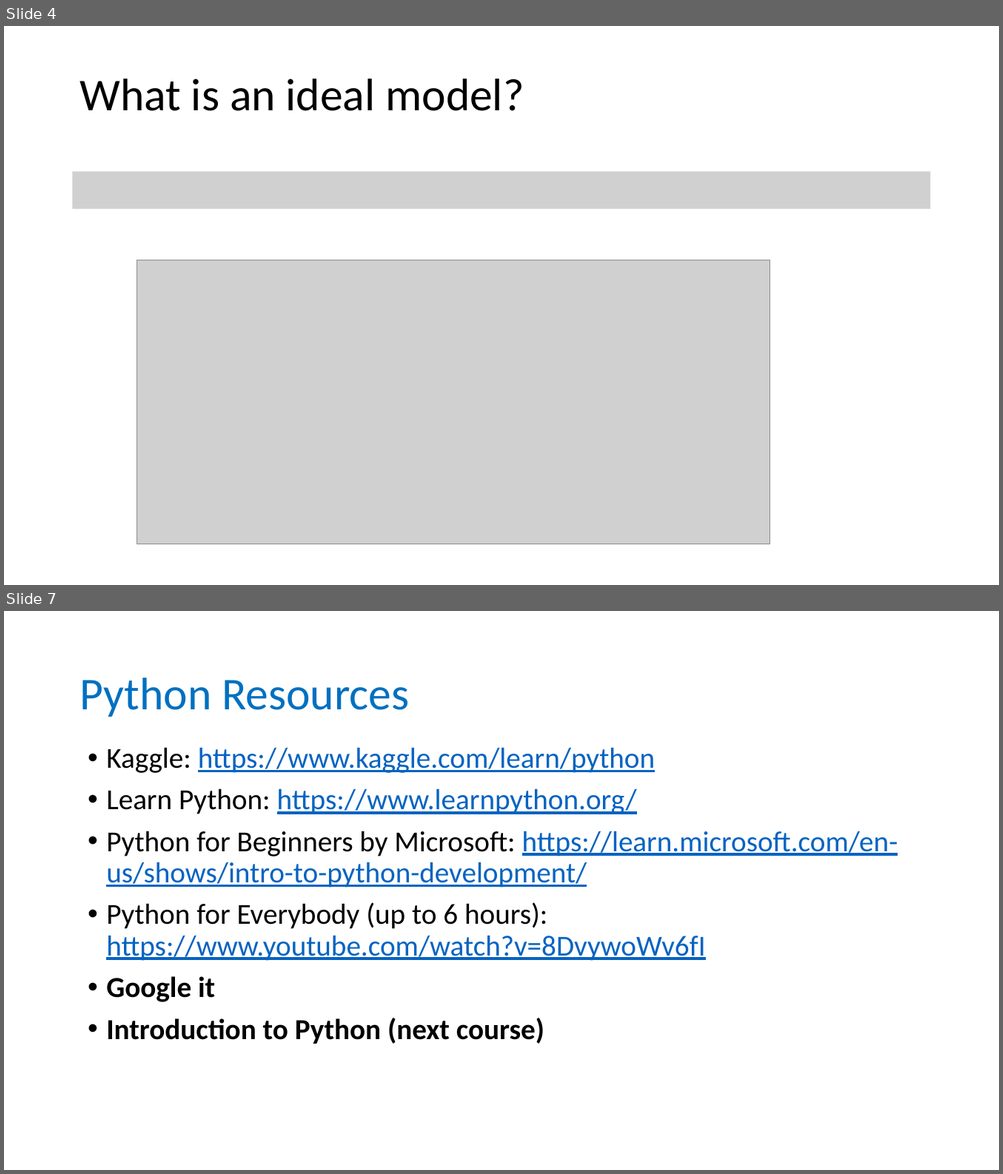
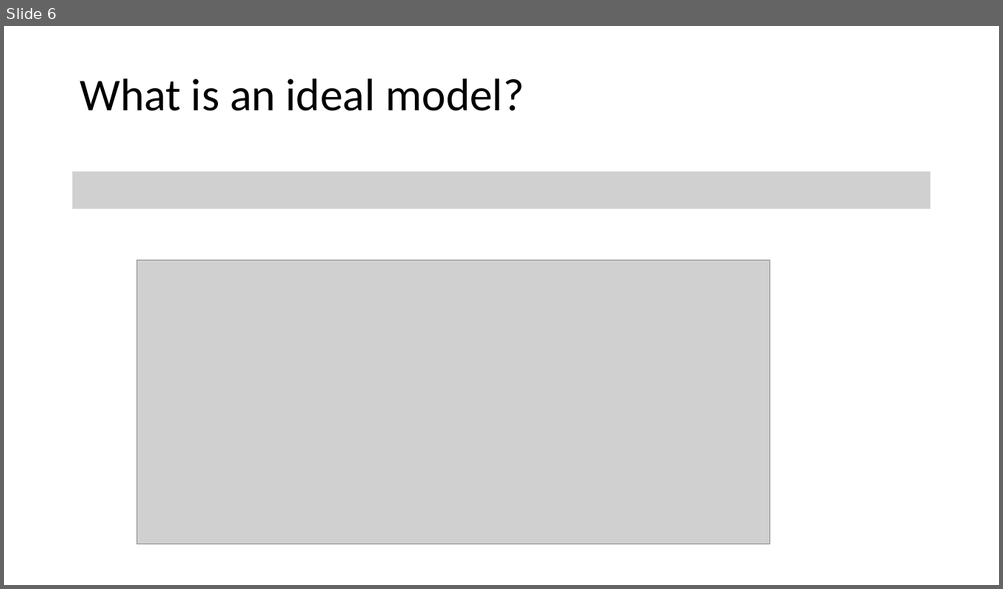
Before and after one commit to tianzheng4/tianzheng4.github.io, a slide deck: _umkc-teaching/slides/Lecture2 - Statistical Learning.pptx. Shown one above the other, each under a label of ours: slides 4 and 7 before the commit, slide 6 after it; the slides between them are not shown. The pictures are 1003x1174 and 1003x589 pixels, drawn with LibreOffice and Linux fonts; fonts in the diff are those of the drawing; grey boxes stand for pictures. Boxes give left, top, right and bottom in pixels: in the first picture for what was removed or moved away, otherwise in the second. Text is boxed around its words. In the diff, an @@ line names an element or a change of style, - is before the commit and + after.

```diff
--- a/_umkc-teaching/slides/Lecture2 - Statistical Learning.pptx
+++ b/_umkc-teaching/slides/Lecture2 - Statistical Learning.pptx
@@ slide 7 removed at (4,611,999,1170), background #FFFFFF @@
@@ title removed at (79,678,409,717) @@
-Python Resources
@@ text removed at (106,747,898,1044) @@
-• Kaggle: https://www.kaggle.com/learn/python
-• Learn Python: https://www.learnpython.org/
-• Python for Beginners by Microsoft: https://learn.microsoft.com/en-us/shows/intro-to-python-development/
-• Python for Everybody (up to 6 hours): https://www.youtube.com/watch?v=8DvywoWv6fI
-• Google it
-• Introduction to Python (next course)
@@ what was slide 4 is now slide 6 @@
```
Also in this commit, not shown: 1 slide changed, 10 slides added, 1 other slide removed, 2 other files.
